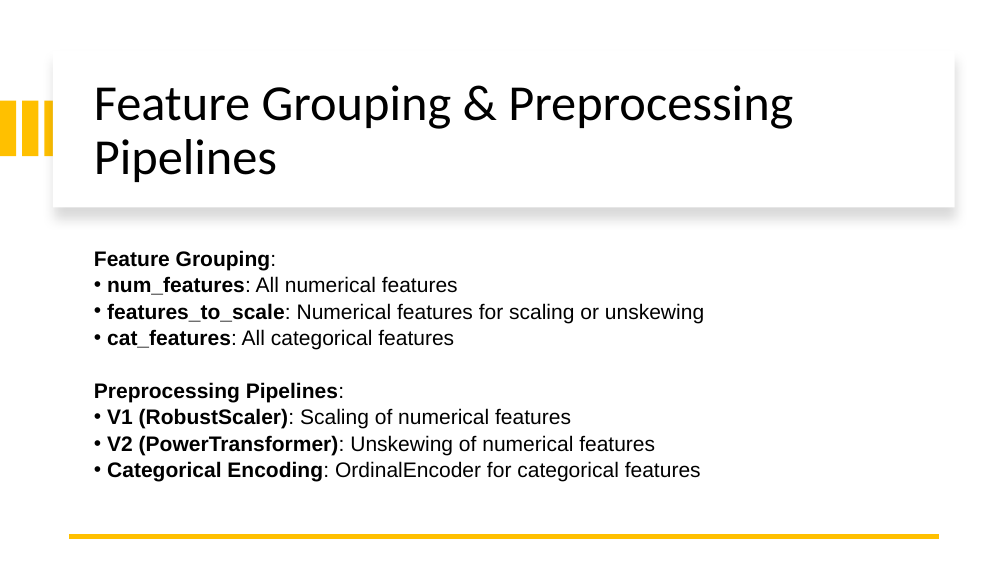
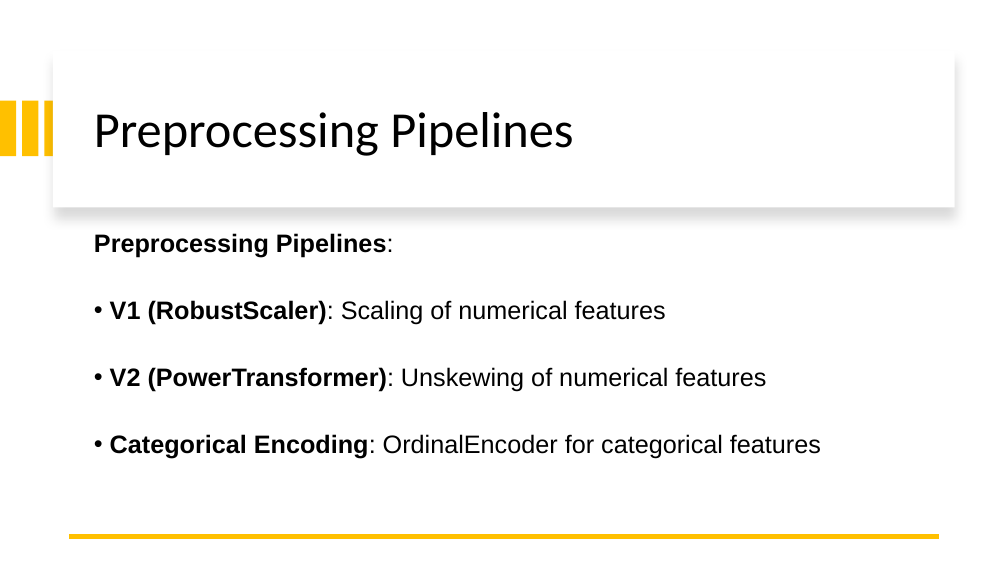
Before and after one commit to ileontios03/EPL448_Project, a slide deck: slide 22 of presentation.pptx. Drawn at 1008x567 pixels with LibreOffice and Linux fonts; fonts in the diff are those of the drawing. Boxes give left, top, right and bottom in pixels: in the first picture for what was removed or moved away, otherwise in the second. Text is boxed around its words. In the diff, an @@ line names an element or a change of style, - is before the commit and + after.

```diff
--- a/presentation.pptx
+++ b/presentation.pptx
@@ title at box(94, 112, 573, 156): text changed @@
-Feature Grouping & Preprocessing Pipelines
+Preprocessing Pipelines
@@ text "Preprocessing Pipelines:": place and size @@
-text "Preprocessing Pipelines:" at box(94, 250, 704, 482)
+text "Preprocessing Pipelines:" at box(94, 233, 821, 459)
@@ text "Preprocessing Pipelines:" at box(94, 233, 821, 459): size 20 to 24 pt; line spacing 0.8 to 0.9 @@
@@ text at box(94, 250, 704, 349): paragraphs removed @@
-Feature Grouping:
-• num_features: All numerical features
-• features_to_scale: Numerical features for scaling or unskewing
-• cat_features: All categorical features
```
Also in this commit, not shown: 2 other slides changed.
